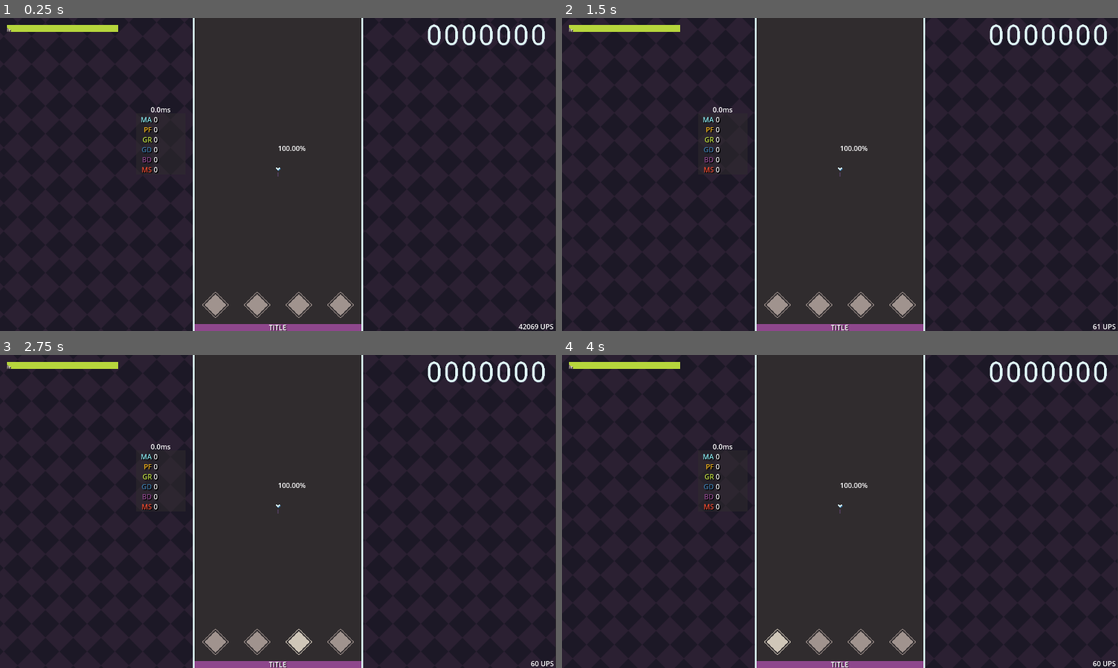
Above: before the commit, frames 1-4 (two rows, left to right).
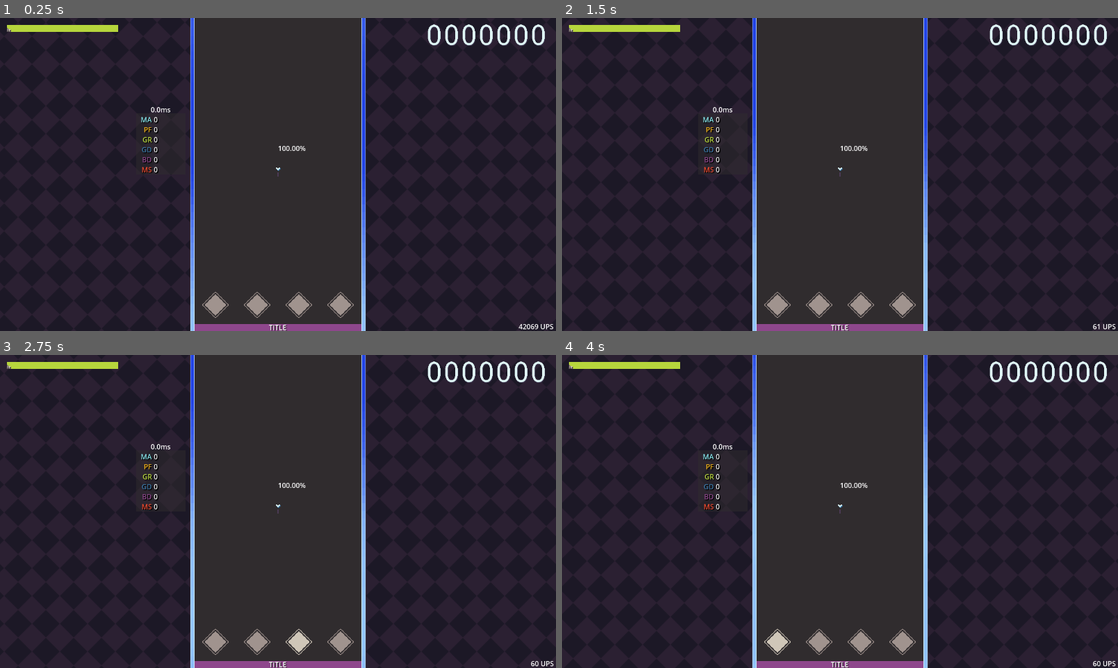
Above: after the commit, the same moments.

Repository: KayDeeTee/GodotVSRG
Game: Godot game, scene res://scenes/gameplay.tscn
The game is run twice, just before and just after one commit, with the same random seed, the same clock (stepped at 60 frames per second) and the same inputs.
Inputs:
- Up to frame 1 (0.25 s): no input
- Up to frame 2 (1.5 s): hold Z (col_0) 0.53-1.28 s; tap X (col_1) at 0.8, 1.35 s; tap Enter at 1.25 s
- Up to frame 3 (2.75 s): tap , (col_2) at 1.55 s; tap R (restart) at 2 s; hold , (col_2) from 2.03 s (still down); tap . (col_3) at 2.3 s
- Up to frame 4 (4 s): tap R (restart) at 2.75, 3.5 s; release , (col_2) at 2.78 s; tap . (col_3) at 2.85 s; tap Z (col_0) at 3.05 s; hold Z (col_0) from 3.53 s (still down); tap X (col_1) at 3.8 s

The runs differ from the first frame. In frame 1, 1.5% of the frame differs, in the area x 34-66%, y 0-100%; in frame 2, 1.5%; in frame 3, 1.4%; in frame 4, 1.4%.
Error in both runs: Attempt to call function 'get_as_text' in base 'null instance' on a null instance. (res://code/gameplay/Chart.gd:36)

Commit message:
mainly visual polish

Diff:
--- a/code/gameplay/Composer.gd
+++ b/code/gameplay/Composer.gd
@@ -38,6 +38,7 @@
 
 func _ready():
 	Global.composer = self
+	Global.worst_hit = 0
 
 	t_song_zero = Time.get_ticks_usec()+(3*usec)
 
--- a/code/gameplay/Global.gd
+++ b/code/gameplay/Global.gd
@@ -17,6 +17,8 @@
 
 var health = 256
 var MAX_HP = 256
+
+var worst_hit = 0
 
 var user_settings = UserSettings.new()
 var results = Results.new()
@@ -139,7 +141,11 @@
 func DoJudge(j, column):
 	if j == -1:
 		j = 5
-	judge.judge(j)
+	if j >= user_settings.hide_judgements_below:
+		judge.judge(j)
+
+	if j > worst_hit:
+		worst_hit = j
 
 	jCount[j] += 1
 	counts.text = ""
--- a/code/gameplay/UserSettings.gd
+++ b/code/gameplay/UserSettings.gd
@@ -26,7 +26,13 @@
 var note_global_offset = 0 #offset for hitting notes ////// if you're hitting early(negative) make this positive
 var note_visual_offset = 0 #offset for rendering notes  ////// if you're hitting early(negative) make this positive too?
 
-var immediate_fail = true
+var shockwaves = false
+var shockwave_force = 0.0025
+var shockwave_feather = 0.1
+
+var hide_judgements_below = 0
+
+var immediate_fail = false
 
 func load_settings():
 	pass
--- a/code/widgets/ComboRenderer.gd
+++ b/code/widgets/ComboRenderer.gd
@@ -10,6 +10,10 @@
 var COMBO_LOSS_DELAY = .05
 var combo_loss_timer = 0
 
+var bpm = 190.0
+
+var t = 0
+
 # Called when the node enters the scene tree for the first time.
 func _ready():
 	Global.combo = self
@@ -18,6 +22,9 @@
 	update_combo(combo)
 
 func update_combo(c):
+
+	var prev_digits = [] + digits
+
 	combo = c
 	if combo > renderCombo:
 		renderCombo = combo
@@ -29,10 +36,19 @@
 	digits.reverse()
 	update_sprites()
 
+	if prev_digits != digits:
+		t = 0
+		for x in range( max(len(digits), len(prev_digits)) ):
+			if x < len(digits) and x < len(prev_digits):
+				if digits[x] != prev_digits[x]:
+					sprites[x].t = 0
+			else:
+				sprites[x].t = 0
+
 
 func update_sprites():
 	while len(sprites)<len(digits):
-		sprites.append(Sprite2D.new())
+		sprites.append(ComboSprite.new())
 		sprites[len(sprites)-1].z_index = 75
 		sprites[len(sprites)-1].scale = Vector2(.5,.5)
 		add_child(sprites[len(sprites)-1])
@@ -48,9 +64,15 @@
 
 # Called every frame. 'delta' is the elapsed time since the previous frame.
 func _process(delta):
+
+	t += delta
+	scale = lerp(Vector2(1.05,1.05),Vector2(0.1,0.1), clamp(t*t,0,1))
+	modulate.a = lerp(1.0,0.0, clamp(t*t,0,1))
+
 	combo_loss_timer += delta
 	while combo_loss_timer > COMBO_LOSS_DELAY:
 		combo_loss_timer -= COMBO_LOSS_DELAY
+
 		if combo < renderCombo:
 			renderCombo -= int(ceil(renderCombo/10.0)+1)
-			update_combo(combo)
+		update_combo(combo)
--- /dev/null
+++ b/code/widgets/ComboSprite.gd
@@ -0,0 +1,10 @@
+extends Sprite2D
+class_name ComboSprite
+
+var t = 0
+var def_scale = Vector2(0.5,0.5)
+
+# Called every frame. 'delta' is the elapsed time since the previous frame.
+func _process(delta):
+	t += delta*20
+	scale = def_scale * lerp( Vector2(0.4,.4), Vector2(1.0,1.0), clamp(t,0,1) )
--- a/code/widgets/Judgement.gd
+++ b/code/widgets/Judgement.gd
@@ -33,4 +33,7 @@
 	if t < FADE_TIME:
 		t += delta
 
+	var inv_time = 1.0-(t/FADE_TIME)
+	scale = Vector2(.5,.5)*lerp(1.0, .6, 1.0-(inv_time*inv_time))
+	rotation = lerp(0.0,-deg_to_rad(25.0), 1.0-(inv_time*inv_time))
 	modulate.a = 1-(t/FADE_TIME)
--- a/code/widgets/Score.gd
+++ b/code/widgets/Score.gd
@@ -18,6 +18,8 @@
 	update_score(combo)
 
 func update_score(c):
+	var prev_digits = [] + digits
+
 	c = int(floor(c))
 	combo = c
 	if combo > renderCombo:
@@ -32,10 +34,18 @@
 	digits.reverse()
 	update_sprites()
 
+	if prev_digits != digits:
+		for x in range( max(len(digits), len(prev_digits)) ):
+			if x < len(digits) and x < len(prev_digits):
+				if digits[x] != prev_digits[x]:
+					sprites[x].t = 0
+			else:
+				sprites[x].t = 0
+
 
 func update_sprites():
 	while len(sprites)<len(digits):
-		sprites.append(Sprite2D.new())
+		sprites.append(ComboSprite.new())
 		sprites[len(sprites)-1].z_index = 75
 		sprites[len(sprites)-1].scale = Vector2(.5,.5)
 		add_child(sprites[len(sprites)-1])
--- a/project.godot
+++ b/project.godot
@@ -13,6 +13,11 @@
 "class": &"Chart",
 "language": &"GDScript",
 "path": "res://code/gameplay/Chart.gd"
+}, {
+"base": "Sprite2D",
+"class": &"ComboSprite",
+"language": &"GDScript",
+"path": "res://code/widgets/ComboSprite.gd"
 }, {
 "base": "Node",
 "class": &"NoteInfo",
@@ -36,6 +41,7 @@
 }]
 _global_script_class_icons={
 "Chart": "",
+"ComboSprite": "",
 "NoteInfo": "",
 "NoteObject": "",
 "Results": "",
--- a/scenes/eval.tscn
+++ b/scenes/eval.tscn
@@ -96,7 +96,7 @@
 
 [node name="grade" type="RichTextLabel" parent="ui"]
 clip_contents = false
-offset_left = 16.0
+offset_left = 32.0
 offset_top = 32.0
 offset_right = 512.0
 offset_bottom = 328.0
@@ -110,7 +110,7 @@
 
 [node name="acc" type="RichTextLabel" parent="ui"]
 clip_contents = false
-offset_left = 16.0
+offset_left = 32.0
 offset_top = 187.0
 offset_right = 512.0
 offset_bottom = 328.0
@@ -139,7 +139,7 @@
 
 [node name="count_bg" type="TextureRect" parent="ui"]
 self_modulate = Color(1, 1, 1, 0.501961)
-offset_left = 16.0
+offset_left = 32.0
 offset_top = 328.0
 offset_right = 512.0
 offset_bottom = 688.0
@@ -147,7 +147,7 @@
 
 [node name="counts" type="RichTextLabel" parent="ui/count_bg"]
 clip_contents = false
-offset_right = 480.0
+offset_right = 464.0
 offset_bottom = 358.0
 theme_override_colors/font_shadow_color = Color(0, 0, 0, 1)
 theme_override_constants/shadow_offset_x = 2
--- a/scenes/gameplay.tscn
+++ b/scenes/gameplay.tscn
@@ -1,9 +1,10 @@
-[gd_scene load_steps=44 format=3 uid="uid://buy6o0vg8ef2k"]
+[gd_scene load_steps=54 format=3 uid="uid://buy6o0vg8ef2k"]
 
 [ext_resource type="Texture2D" uid="uid://xl0vtchyvr23" path="res://sprites/white.png" id="1_44b2x"]
 [ext_resource type="Texture2D" uid="uid://dhegt1pvb5r0i" path="res://sprites/black.png" id="1_782yu"]
 [ext_resource type="Texture2D" uid="uid://n5aay2rkpcff" path="res://sprites/bg.png" id="1_avlst"]
 [ext_resource type="Script" path="res://code/gameplay/Composer.gd" id="1_ireki"]
+[ext_resource type="Script" path="res://scenes/outline_inner.gd" id="4_eiduf"]
 [ext_resource type="Texture2D" uid="uid://bvxuuma2b4l1h" path="res://sprites/receptor-unpressed.png" id="4_l0dk4"]
 [ext_resource type="Script" path="res://code/widgets/Receptor.gd" id="6_4xto3"]
 [ext_resource type="Texture2D" uid="uid://c3lb618fcctix" path="res://sprites/MA.png" id="7_5k1yw"]
@@ -30,12 +31,16 @@
 [ext_resource type="Script" path="res://code/widgets/SongTitle.gd" id="18_2qvrw"]
 [ext_resource type="Script" path="res://code/widgets/Counts.gd" id="18_25syx"]
 [ext_resource type="Script" path="res://code/widgets/MeanAverage.gd" id="19_rk4r0"]
+[ext_resource type="Shader" path="res://scenes/outline.gdshader" id="19_ww3tj"]
 [ext_resource type="Shader" path="res://shaders/NPSGraph.gdshader" id="22_7l0g3"]
 [ext_resource type="Script" path="res://code/widgets/NPSCalc.gd" id="22_8fd3r"]
 [ext_resource type="Texture2D" uid="uid://godxn0lpbe5j" path="res://sprites/minifont.png" id="23_tbc4c"]
 [ext_resource type="Texture2D" uid="uid://c5bdn1ixwvyai" path="res://sprites/nps_area.png" id="24_f10vc"]
 [ext_resource type="AudioStream" uid="uid://106bx3lxg2mc" path="res://song/audio.mp3" id="31_l4ojg"]
 [ext_resource type="AudioStream" uid="uid://qsrv3l3t8p02" path="res://sounds/clap.ogg" id="32_nn3fc"]
+[ext_resource type="Script" path="res://scenes/screenspace_vfx.gd" id="35_fh6ew"]
+[ext_resource type="Texture2D" uid="uid://mc18ofjobt3n" path="res://sprites/outline.png" id="38_n54my"]
+[ext_resource type="Texture2D" uid="uid://d1f0o5orj5rxo" path="res://sprites/outline2.png" id="39_myf1v"]
 
 [sub_resource type="Shader" id="Shader_qy0yc"]
 code = "// NOTE: Shader automatically converted from Godot Engine 4.0.beta2's CanvasItemMaterial.
@@ -61,6 +66,30 @@
 shader_parameter/tint = Color(0.501961, 0.501961, 0.501961, 1)
 shader_parameter/uv_scale = Vector2(20, 11.25)
 shader_parameter/uv_speed = Vector2(-0.6, -0.6)
+
+[sub_resource type="FastNoiseLite" id="FastNoiseLite_hops5"]
+
+[sub_resource type="NoiseTexture2D" id="NoiseTexture2D_gpsss"]
+seamless = true
+noise = SubResource("FastNoiseLite_hops5")
+
+[sub_resource type="ShaderMaterial" id="ShaderMaterial_cdt6u"]
+shader = ExtResource("19_ww3tj")
+shader_parameter/fade = 0.0
+shader_parameter/life = 1.0
+shader_parameter/noise = SubResource("NoiseTexture2D_gpsss")
+shader_parameter/tint_black_bd = Color(0.8, 0.16, 0.8, 1)
+shader_parameter/tint_black_gd = Color(0.03, 0.22, 0.6, 1)
+shader_parameter/tint_black_gr = Color(0.06, 0.6, 0.6, 1)
+shader_parameter/tint_black_ma = Color(0.135, 0.2625, 0.9, 1)
+shader_parameter/tint_black_ms = Color(0.6, 0.09, 0.2685, 1)
+shader_parameter/tint_black_pf = Color(0.75, 0.525, 0, 1)
+shader_parameter/tint_white_bd = Color(1, 0.101961, 0.701961, 1)
+shader_parameter/tint_white_gd = Color(0.08, 0.56, 0.8, 1)
+shader_parameter/tint_white_gr = Color(0.0784314, 0.8, 0.560784, 1)
+shader_parameter/tint_white_ma = Color(0.6, 0.8, 1, 1)
+shader_parameter/tint_white_ms = Color(0.8, 0.160784, 0.160784, 1)
+shader_parameter/tint_white_pf = Color(0.94902, 0.796078, 0.188235, 1)
 
 [sub_resource type="Gradient" id="Gradient_xowk7"]
 colors = PackedColorArray(0, 0, 0, 0, 1, 1, 1, 1)
@@ -86,13 +115,81 @@
 shader_parameter/gradient = SubResource("GradientTexture2D_i856g")
 shader_parameter/line_colour = Color(1, 0.682353, 0.713726, 1)
 
+[sub_resource type="Shader" id="Shader_sib2f"]
+code = "shader_type canvas_item;
+render_mode blend_mix;
+
+uniform vec2 center_0;
+uniform vec2 center_1;
+uniform vec2 center_2;
+uniform vec2 center_3;
+uniform vec2 screen_size;
+uniform float force;
+uniform float size;
+uniform float max_size;
+
+uniform float size_0[16];
+uniform float size_1[16];
+uniform float size_2[16];
+uniform float size_3[16];
+
+uniform float feather;
+
+vec2 get_displacement(vec2 center_pos, float current_size, vec2 screen_pixel_size, vec2 screen_uv){
+	vec2 cpos = center_pos/screen_size;
+	float ratio = screen_pixel_size.x/screen_pixel_size.y;
+	vec2 scale_uv = ( screen_uv - vec2(0.5,0.5) ) / vec2(ratio, 1.0) + vec2(0.5,0.5);
+	float mask = 1.0-smoothstep(current_size-feather, current_size, length(scale_uv - cpos));
+	float length2 = length(scale_uv - cpos);
+	float mask2 = smoothstep(current_size-length2-feather, current_size-length2, length(scale_uv - cpos));
+	mask *= mask2;
+	vec2 displacement = normalize(scale_uv-cpos) * force * (1.0-current_size/max_size);
+	displacement*=mask;
+	return displacement;
+}
+
+void fragment(){
+
+	vec2 sum_disp = vec2(0,0);
+	for(int x = 0; x < 16; x++){
+		sum_disp += get_displacement(center_0, size_0[x], SCREEN_PIXEL_SIZE, SCREEN_UV);
+		sum_disp += get_displacement(center_1, size_1[x], SCREEN_PIXEL_SIZE, SCREEN_UV);
+		sum_disp += get_displacement(center_2, size_2[x], SCREEN_PIXEL_SIZE, SCREEN_UV);
+		sum_disp += get_displacement(center_3, size_3[x], SCREEN_PIXEL_SIZE, SCREEN_UV);
+	}
+	//vec2 displacement_0 = get_displacement(center_0, size, SCREEN_PIXEL_SIZE, SCREEN_UV);
+	//vec2 displacement_1 = get_displacement(center_1, size, SCREEN_PIXEL_SIZE, SCREEN_UV);
+	//vec2 displacement_2 = get_displacement(center_2, size, SCREEN_PIXEL_SIZE, SCREEN_UV);
+	//vec2 displacement_3 = get_displacement(center_3, size, SCREEN_PIXEL_SIZE, SCREEN_UV);
+
+	//vec2 sum_disp = displacement_0 + displacement_1 + displacement_2 + displacement_3;
+
+	COLOR = texture(SCREEN_TEXTURE, SCREEN_UV-sum_disp);
+}"
+
+[sub_resource type="ShaderMaterial" id="ShaderMaterial_qcjpt"]
+shader = SubResource("Shader_sib2f")
+shader_parameter/center_0 = Vector2(384, 660)
+shader_parameter/center_1 = Vector2(554, 660)
+shader_parameter/center_2 = Vector2(724, 660)
+shader_parameter/center_3 = Vector2(896, 660)
+shader_parameter/feather = 0.04
+shader_parameter/force = 0.02
+shader_parameter/max_size = 3.0
+shader_parameter/screen_size = Vector2(1280, 720)
+shader_parameter/size = 0.166
+shader_parameter/size_0 = PackedFloat32Array(0, 0, 0, 0, 0, 0, 0, 0, 0, 0, 0, 0, 0, 0, 0, 0)
+shader_parameter/size_1 = null
+shader_parameter/size_2 = null
+shader_parameter/size_3 = null
+
 [node name="Node2d" type="Node2D"]
 
 [node name="camera" type="Camera2D" parent="."]
 current = true
 
 [node name="control_z_index" type="Node2D" parent="."]
-z_index = 100
+z_index = 200
 
 [node name="control_nodes" type="Control" parent="control_z_index"]
 layout_mode = 3
@@ -181,7 +278,7 @@
 
 [node name="counts_labels" type="RichTextLabel" parent="control_z_index/control_nodes/count_bg"]
 clip_contents = false
-layout_mode = 1
+layout_mode = 0
 offset_left = 1.0
 offset_top = 3.0
 offset_right = 37.0
@@ -199,7 +296,7 @@
 [color=#e6482e]MS[/color]"
 
 [node name="avg" type="RichTextLabel" parent="control_z_index/control_nodes/count_bg"]
-layout_mode = 1
+layout_mode = 0
 offset_top = -20.0
 offset_right = 114.0
 offset_bottom = 13.0
@@ -208,7 +305,7 @@
 script = ExtResource("19_rk4r0")
 
 [node name="fps" type="RichTextLabel" parent="control_z_index/control_nodes"]
-layout_mode = 1
+layout_mode = 0
 offset_left = 432.0
 offset_top = 338.0
 offset_right = 635.0
@@ -235,19 +332,47 @@
 texture_filter = 2
 texture_repeat = 2
 material = SubResource("ShaderMaterial_hftan")
-position = Vector2(-0.999947, 0.499991)
+position = Vector2(0, 0.5)
 scale = Vector2(20, 11.25)
 texture = ExtResource("1_avlst")
 region_enabled = true
 region_rect = Rect2(0, 0, 64, 64)
 
+[node name="outline_left" type="Sprite2D" parent="."]
+texture_filter = 1
+position = Vector2(-197, 0)
+scale = Vector2(0.999999, 720)
+texture = ExtResource("38_n54my")
+
+[node name="outline_inner" type="Sprite2D" parent="outline_left"]
+texture_filter = 1
+material = SubResource("ShaderMaterial_cdt6u")
+position = Vector2(1.67489e-05, 0)
+scale = Vector2(1, 1)
+texture = ExtResource("39_myf1v")
+script = ExtResource("4_eiduf")
+
+[node name="outline_right" type="Sprite2D" parent="."]
+texture_filter = 1
+position = Vector2(197, 0)
+scale = Vector2(1, 720)
+texture = ExtResource("38_n54my")
+
+[node name="outline_inner" type="Sprite2D" parent="outline_right"]
+texture_filter = 1
+material = SubResource("ShaderMaterial_cdt6u")
+position = Vector2(1.67489e-05, 0)
+scale = Vector2(1, 1)
+texture = ExtResource("39_myf1v")
+
 [node name="toastie" type="Sprite2D" parent="."]
 position = Vector2(376, 536)
 texture = ExtResource("11_rqn17")
 script = ExtResource("12_ugcs8")
 
 [node name="lane-outline" type="Sprite2D" parent="."]
-scale = Vector2(392, 720)
+visible = false
+scale = Vector2(386, 720)
 texture = ExtResource("1_44b2x")
 
 [node name="lane" type="Sprite2D" parent="."]
@@ -366,6 +491,17 @@
 position = Vector2(480, -320)
 script = ExtResource("13_mefvt")
 
+[node name="sfx_z_index" type="Node2D" parent="."]
+position = Vector2(-640, -360)
+z_index = 50
+
+[node name="screenspace_vfx" type="TextureRect" parent="sfx_z_index"]
+material = SubResource("ShaderMaterial_qcjpt")
+offset_right = 1280.0
+offset_bottom = 720.0
+texture = ExtResource("1_44b2x")
+script = ExtResource("35_fh6ew")
+
 [node name="audio" type="AudioStreamPlayer" parent="."]
 stream = ExtResource("31_l4ojg")
 volume_db = -20.0
--- /dev/null
+++ b/scenes/outline.gdshader
@@ -0,0 +1,52 @@
+shader_type canvas_item;
+
+uniform sampler2D noise: source_color, filter_nearest;
+uniform vec4 tint_black_pf: source_color;
+uniform vec4 tint_white_pf: source_color;
+uniform vec4 tint_black_ma: source_color;
+uniform vec4 tint_white_ma: source_color;
+uniform vec4 tint_black_gr: source_color;
+uniform vec4 tint_white_gr: source_color;
+uniform vec4 tint_black_gd: source_color;
+uniform vec4 tint_white_gd: source_color;
+uniform vec4 tint_black_bd: source_color;
+uniform vec4 tint_white_bd: source_color;
+uniform vec4 tint_black_ms: source_color;
+uniform vec4 tint_white_ms: source_color;
+
+uniform float life;
+uniform float fade;
+
+
+void fragment() {
+	vec2 _uv = UV*vec2(.001, 0.72/9.0);
+	_uv += vec2(TIME*0.0025,TIME*0.0125);
+	_uv = mod(_uv, vec2(1.0,1.0));
+	float r = smoothstep(0.25,0.75, texture(noise, _uv).r);
+
+	vec3 c1 = mix(tint_black_ma, tint_white_ma, r).rgb;
+	vec3 c2 = mix(tint_black_pf, tint_white_pf, r).rgb;
+	vec3 c3 = mix(tint_black_gr, tint_white_gr, r).rgb;
+	vec3 c4 = mix(tint_black_gd, tint_white_gd, r).rgb;
+	vec3 c5 = mix(tint_black_bd, tint_white_bd, r).rgb;
+	vec3 c6 = mix(tint_black_ms, tint_white_ms, r).rgb;
+
+	if(fade < 1.0){
+		COLOR.rgb = mix(c1,c2,fade);
+	} else if (fade < 2.0 ){
+		COLOR.rgb = mix(c2,c3,fade-1.0);
+	} else if (fade < 3.0 ){
+		COLOR.rgb = mix(c3,c4,fade-2.0);
+	} else if (fade < 4.0 ){
+		COLOR.rgb = mix(c4,c5,fade-3.0);
+	} else if (fade < 5.0 ){
+		COLOR.rgb = mix(c5,c6,fade-4.0);
+	} else {
+		COLOR.rgb = c6;
+	}
+
+
+
+
+
+}
--- /dev/null
+++ b/scenes/outline_inner.gd
@@ -0,0 +1,15 @@
+extends Sprite2D
+
+var worst_hit = 0
+# Called when the node enters the scene tree for the first time.
+func _ready():
+	pass # Replace with function body.
+
+
+# Called every frame. 'delta' is the elapsed time since the previous frame.
+func _process(delta):
+	if Global.worst_hit > worst_hit:
+		worst_hit += delta
+
+	material.set_shader_parameter("life", Global.health/float(Global.MAX_HP))
+	material.set_shader_parameter("fade", worst_hit)
--- /dev/null
+++ b/scenes/screenspace_vfx.gd
@@ -0,0 +1,53 @@
+extends TextureRect
+
+var size_0 = [0.0,0,0,0,0,0,0,0,0,0,0,0,0,0,0,0]
+var s0_index = 0
+var size_1 = [0.0,0,0,0,0,0,0,0,0,0,0,0,0,0,0,0]
+var s1_index = 0
+var size_2 = [0.0,0,0,0,0,0,0,0,0,0,0,0,0,0,0,0]
+var s2_index = 0
+var size_3 = [0.0,0,0,0,0,0,0,0,0,0,0,0,0,0,0,0]
+var s3_index = 0
+
+func _ready():
+	#load user settings here for this
+	if !Global.user_settings.shockwaves:
+		queue_free()
+
+	material.set_shader_parameter("force", Global.user_settings.shockwave_force)
+	material.set_shader_parameter("feather", Global.user_settings.shockwave_feather)
+	var ypos = 60 if Global.user_settings.reverse_scroll else 660
+	material.set_shader_parameter("center_0", Vector2(384,ypos) )
+	material.set_shader_parameter("center_1", Vector2(554,ypos) )
+	material.set_shader_parameter("center_2", Vector2(724,ypos) )
+	material.set_shader_parameter("center_3", Vector2(896,ypos) )
+
+# Called every frame. 'delta' is the elapsed time since the previous frame.
+func _process(delta):
+	for x in range(16):
+		if size_0[x] > 0: size_0[x] += delta*5
+		if size_0[x] > 3: size_0[x] = 0
+		if size_1[x] > 0: size_1[x] += delta*5
+		if size_1[x] > 3: size_1[x] = 0
+		if size_2[x] > 0: size_2[x] += delta*5
+		if size_2[x] > 3: size_2[x] = 0
+		if size_3[x] > 0: size_3[x] += delta*5
+		if size_3[x] > 3: size_3[x] = 0
+	material.set_shader_parameter("size_0", size_0)
+	material.set_shader_parameter("size_1", size_1)
+	material.set_shader_parameter("size_2", size_2)
+	material.set_shader_parameter("size_3", size_3)
+
+func _input(event):
+	if event.is_action_pressed("col_0"):
+		size_0[s0_index] = 0.0001
+		s0_index = (s0_index+1)%16
+	if event.is_action_pressed("col_1"):
+		size_1[s1_index] = 0.0001
+		s1_index = (s1_index+1)%16
+	if event.is_action_pressed("col_2"):
+		size_2[s2_index] = 0.0001
+		s2_index = (s2_index+1)%16
+	if event.is_action_pressed("col_3"):
+		size_3[s3_index] = 0.0001
+		s3_index = (s3_index+1)%16
Binary file added: sprites/outline.png
Not shown, added: sprites/outline.png.import
Binary file added: sprites/outline2.png
Not shown, added: sprites/outline2.png.import
